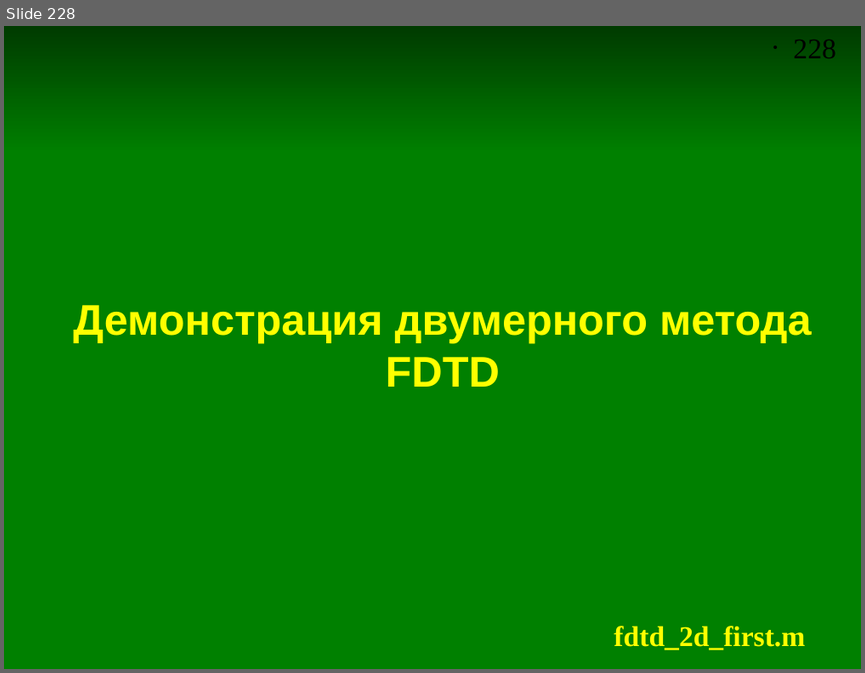
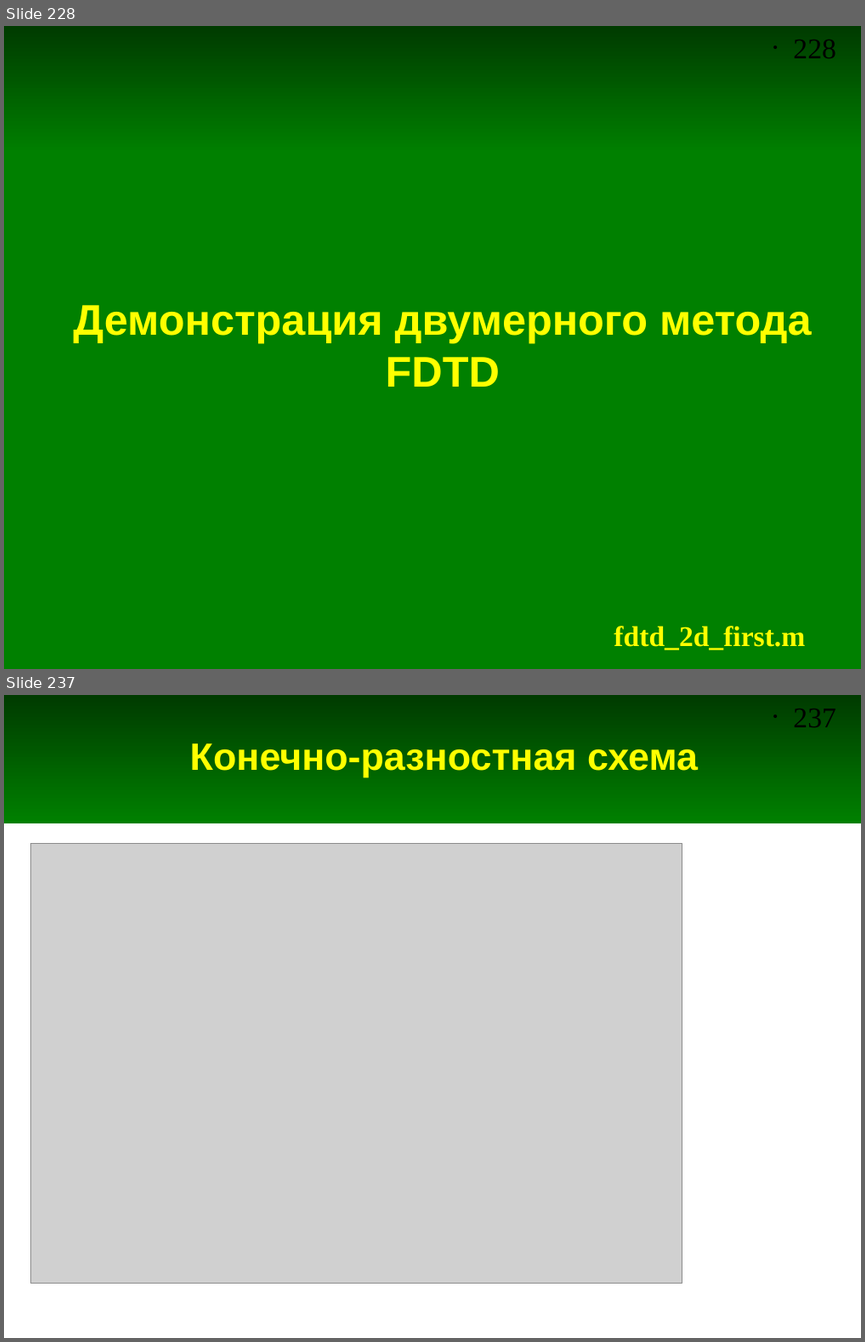
Before and after one commit to andris0147sv/modelling, a slide deck: presentations/2. FDTD.odp. Shown one above the other, each under a label of ours: slide 228 before the commit, slides 228 and 237 after it; the slides between them are not shown. The pictures are 865x673 and 865x1342 pixels, drawn with LibreOffice and Linux fonts; fonts in the diff are those of the drawing; grey boxes stand for pictures. Boxes give left, top, right and bottom in pixels: in the first picture for what was removed or moved away, otherwise in the second. Text is boxed around its words. In the diff, an @@ line names an element or a change of style, - is before the commit and + after.

```diff
--- a/presentations/2. FDTD.odp
+++ b/presentations/2. FDTD.odp
@@ slide 237 added at bbox=[4, 695, 861, 1338], background #FFFFFF; not listed: 2 template elements that a slide beside it also shows @@
@@ title added at bbox=[190, 743, 698, 777], 32 pt, text #FFFF00, bold @@
+Конечно-разностная схема
@@ picture added at bbox=[30, 843, 681, 1282] @@
```
Also in this commit, not shown: 1 slide changed, 15 other slides added.
